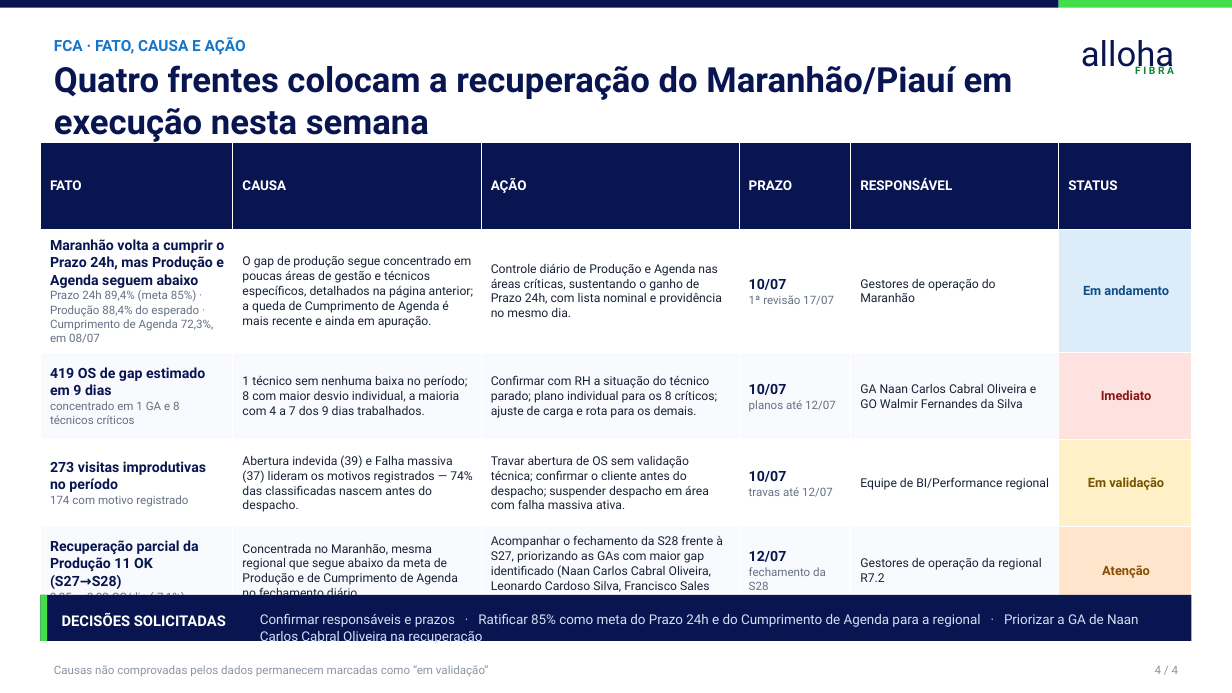
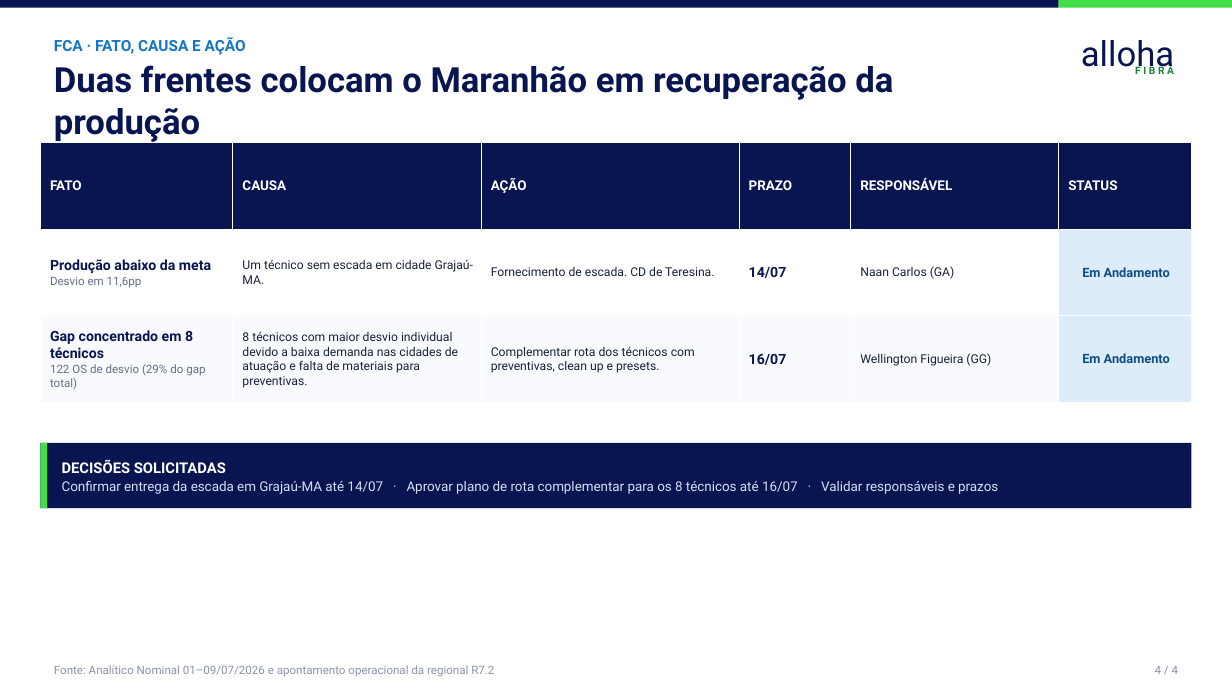
Before and after one commit to durthvader/megabrain, a slide deck: slide 4 of outputs/3ps/3Ps_MaranhaoPiaui_Executivo.pptx. Drawn at 1232x693 pixels with LibreOffice and Linux fonts; fonts in the diff are those of the drawing. Boxes give left, top, right and bottom in pixels: in the first picture for what was removed or moved away, otherwise in the second. Text is boxed around its words. In the diff, an @@ line names an element or a change of style, - is before the commit and + after.

```diff
--- a/outputs/3ps/3Ps_MaranhaoPiaui_Executivo.pptx
+++ b/outputs/3ps/3Ps_MaranhaoPiaui_Executivo.pptx
@@ text at (54, 65, 893, 142): text changed @@
-Quatro frentes colocam a recuperação do Maranhão/Piauí em execução nesta semana
+Duas frentes colocam o Maranhão em recuperação da produção
@@ table at (41, 142, 1192, 402) @@
-row 2: Maranhão volta a cumprir o Prazo 24h, mas Produção e Agenda seguem abaixo / Prazo 24h 89,4% (meta 85%) · Produção 88,4% do esperado · Cumprimento de Agenda 72,3%, em 08/07 | O gap de produção segue concentrado em poucas áreas de gestão e técnicos específicos, detalhados na página anterior; a queda de Cumprimento de Agenda é mais recente e ainda em apuração. | Controle diário de Produção e Agenda nas áreas críticas, sustentando o ganho de Prazo 24h, com lista nominal e providência no mesmo dia. | 10/07 / 1ª revisão 17/07 | Gestores de operação do Maranhão | Em andamento
-row 3: 419 OS de gap estimado em 9 dias / concentrado em 1 GA e 8 técnicos críticos | 1 técnico sem nenhuma baixa no período; 8 com maior desvio individual, a maioria com 4 a 7 dos 9 dias trabalhados. | Confirmar com RH a situação do técnico parado; plano individual para os 8 críticos; ajuste de carga e rota para os demais. | 10/07 / planos até 12/07 | GA Naan Carlos Cabral Oliveira e GO Walmir Fernandes da Silva | Imediato
-row 4: 273 visitas improdutivas no período / 174 com motivo registrado | Abertura indevida (39) e Falha massiva (37) lideram os motivos registrados — 74% das classificadas nascem antes do despacho. | Travar abertura de OS sem validação técnica; confirmar o cliente antes do despacho; suspender despacho em área com falha massiva ativa. | 10/07 / travas até 12/07 | Equipe de BI/Performance regional | Em validação
-row 5: Recuperação parcial da Produção 11 OK (S27→S28) / 3,25 → 3,02 OS/dia (-7,1%) | Concentrada no Maranhão, mesma regional que segue abaixo da meta de Produção e de Cumprimento de Agenda no fechamento diário. | Acompanhar o fechamento da S28 frente à S27, priorizando as GAs com maior gap identificado (Naan Carlos Cabral Oliveira, Leonardo Cardoso Silva, Francisco Sales Furtado Jr.). | 12/07 / fechamento da S28 | Gestores de operação da regional R7.2 | Atenção
+row 2: Produção abaixo da meta / Desvio em 11,6pp | Um técnico sem escada em cidade Grajaú-MA. | Fornecimento de escada. CD de Teresina. | 14/07 | Naan Carlos (GA) | Em Andamento
+row 3: Gap concentrado em 8 técnicos / 122 OS de desvio (29% do gap total) | 8 técnicos com maior desvio individual devido a baixa demanda nas cidades de atuação e falta de materiais para preventivas. | Complementar rota dos técnicos com preventivas, clean up e presets. | 16/07 | Wellington Figueira (GG) | Em Andamento
@@ rectangle: place and size @@
-rectangle at (41, 595, 1192, 641)
+rectangle at (41, 443, 1192, 508)
@@ rectangle: place and size @@
-rectangle at (41, 595, 47, 641)
+rectangle at (41, 443, 47, 508)
@@ text "DECISÕES SOLICITADAS": place and size @@
-text "DECISÕES SOLICITADAS" at (62, 612, 226, 626)
+text "DECISÕES SOLICITADAS" at (62, 459, 226, 473)
@@ text at (62, 481, 998, 494): text changed @@
-Confirmar responsáveis e prazos · Ratificar 85% como meta do Prazo 24h e do Cumprimento de Agenda para a regional · Priorizar a GA de Naan Carlos Cabral Oliveira na recuperação
+Confirmar entrega da escada em Grajaú-MA até 14/07 · Aprovar plano de rota complementar para os 8 técnicos até 16/07 · Validar responsáveis e prazos
@@ text at (54, 665, 494, 677): text changed @@
-Causas não comprovadas pelos dados permanecem marcadas como “em validação”
+Fonte: Analítico Nominal 01–09/07/2026 e apontamento operacional da regional R7.2
```
Also in this commit, not shown: 3 other slides changed, 3 other files.
